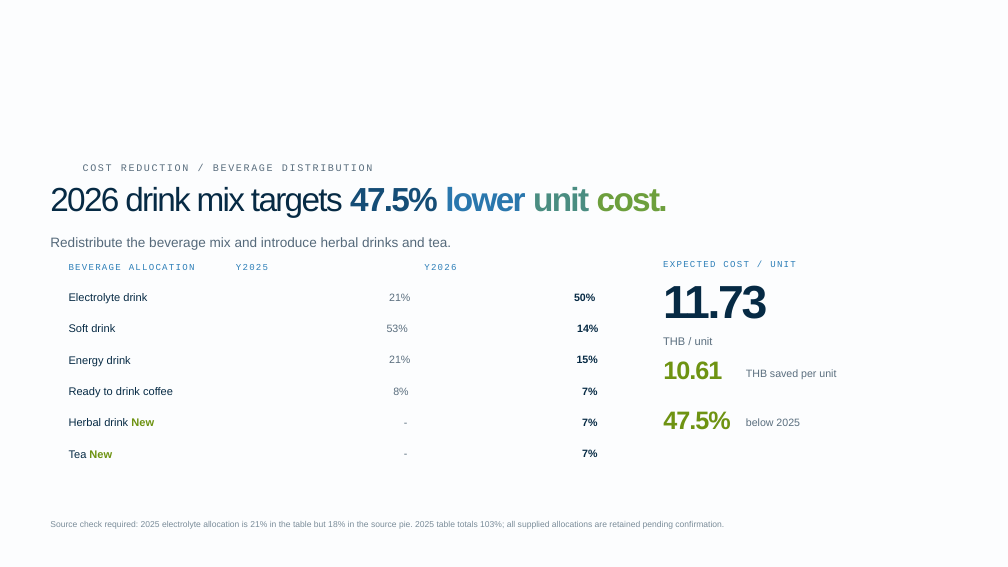
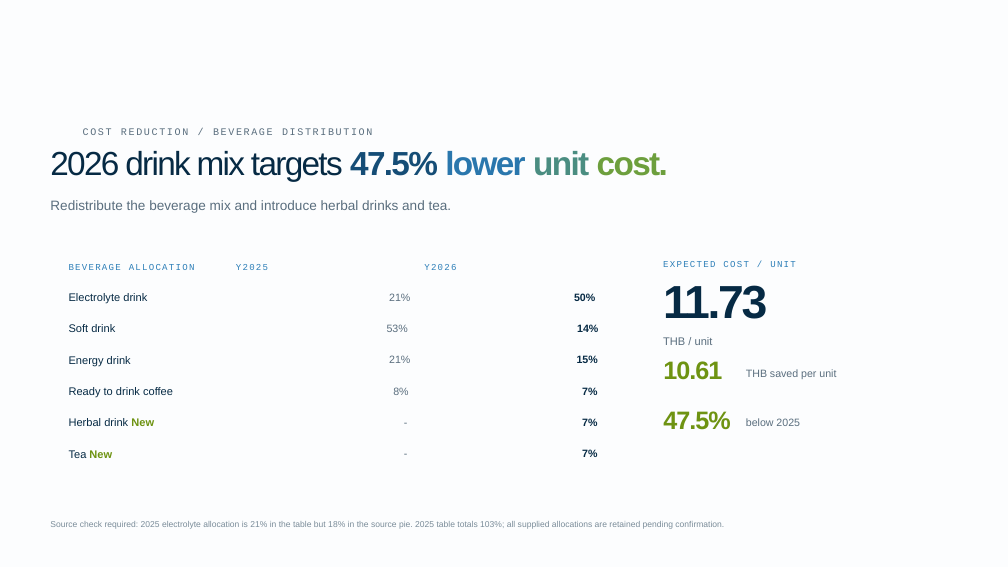
Before and after one commit to nutdanais/trigo-manpower-board, a slide deck: slide 7 of design/intro-deck/Non-Rayong-Overview-2026.pptx. Drawn at 1008x567 pixels with LibreOffice and Linux fonts; fonts in the diff are those of the drawing; background and template pictures are left out. Boxes give left, top, right and bottom in pixels: in the first picture for what was removed or moved away, otherwise in the second. Text is boxed around its words. In the diff, an @@ line names an element or a change of style, - is before the commit and + after.

```diff
--- a/design/intro-deck/Non-Rayong-Overview-2026.pptx
+++ b/design/intro-deck/Non-Rayong-Overview-2026.pptx
@@ text "2026 drink mix targets 47.5% ...": place and size @@
-text "2026 drink mix targets 47.5% ..." at [50,187,668,218]
+text "2026 drink mix targets 47.5% ..." at [50,151,668,181]
@@ text "COST REDUCTION / BEVERAGE DISTRIBUTION": place and size @@
-text "COST REDUCTION / BEVERAGE DISTRIBUTION" at [83,164,372,171]
+text "COST REDUCTION / BEVERAGE DISTRIBUTION" at [83,128,372,135]
@@ text "Redistribute the beverage mix and ...": place and size @@
-text "Redistribute the beverage mix and ..." at [50,237,452,250]
+text "Redistribute the beverage mix and ..." at [50,200,452,213]
@@ text "Redistribute the beverage mix and ..." at [50,200,452,213]: text colour #55697A to #5A6E7E @@
```
Also in this commit, not shown: 10 other slides changed, 5 other files.
